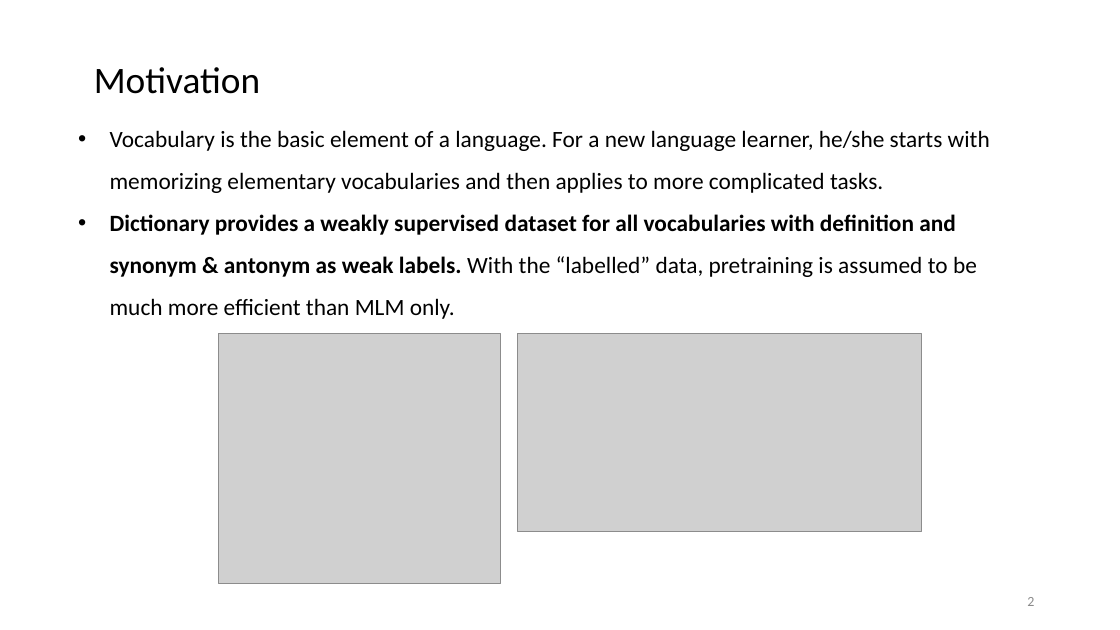
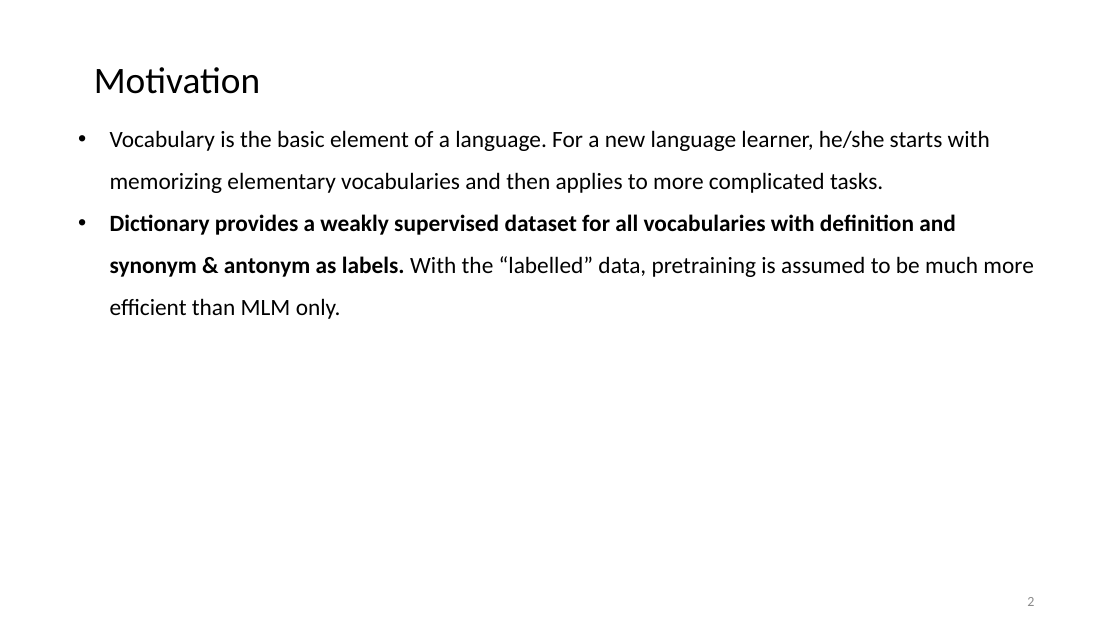
Before and after one commit to Drackyyy/Survey_slides, a slide deck: slide 2 of Pretraining with dictionaries.pptx. Drawn at 1120x630 pixels with LibreOffice and Linux fonts; fonts in the diff are those of the drawing; grey boxes stand for pictures. Boxes give left, top, right and bottom in pixels: in the first picture for what was removed or moved away, otherwise in the second. Text is boxed around its words. In the diff, an @@ line names an element or a change of style, - is before the commit and + after.

```diff
--- a/Pretraining with dictionaries.pptx
+++ b/Pretraining with dictionaries.pptx
@@ text at (110,214,1033,319): text changed @@
-• Dictionary provides a weakly supervised dataset for all vocabularies with definition and synonym & antonym as weak labels. With the “labelled” data, pretraining is assumed to be much more efficient than MLM only.
+• Dictionary provides a weakly supervised dataset for all vocabularies with definition and synonym & antonym as labels. With the “labelled” data, pretraining is assumed to be much more efficient than MLM only.
@@ picture removed at (218,334,501,584) @@
@@ picture removed at (518,334,921,531) @@
```
Also in this commit, not shown: 2 other slides changed, 3 slides added, 2 slides removed.
